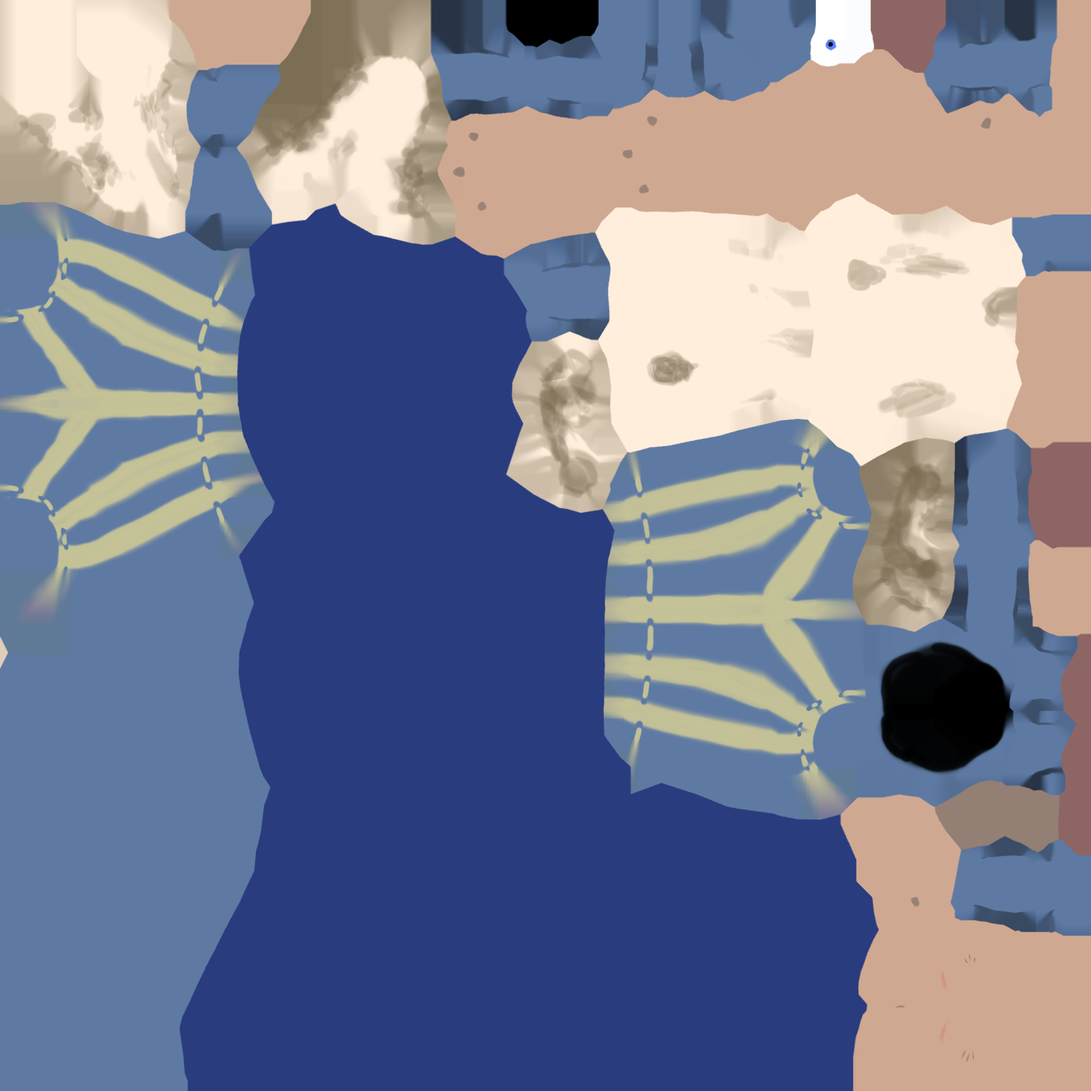
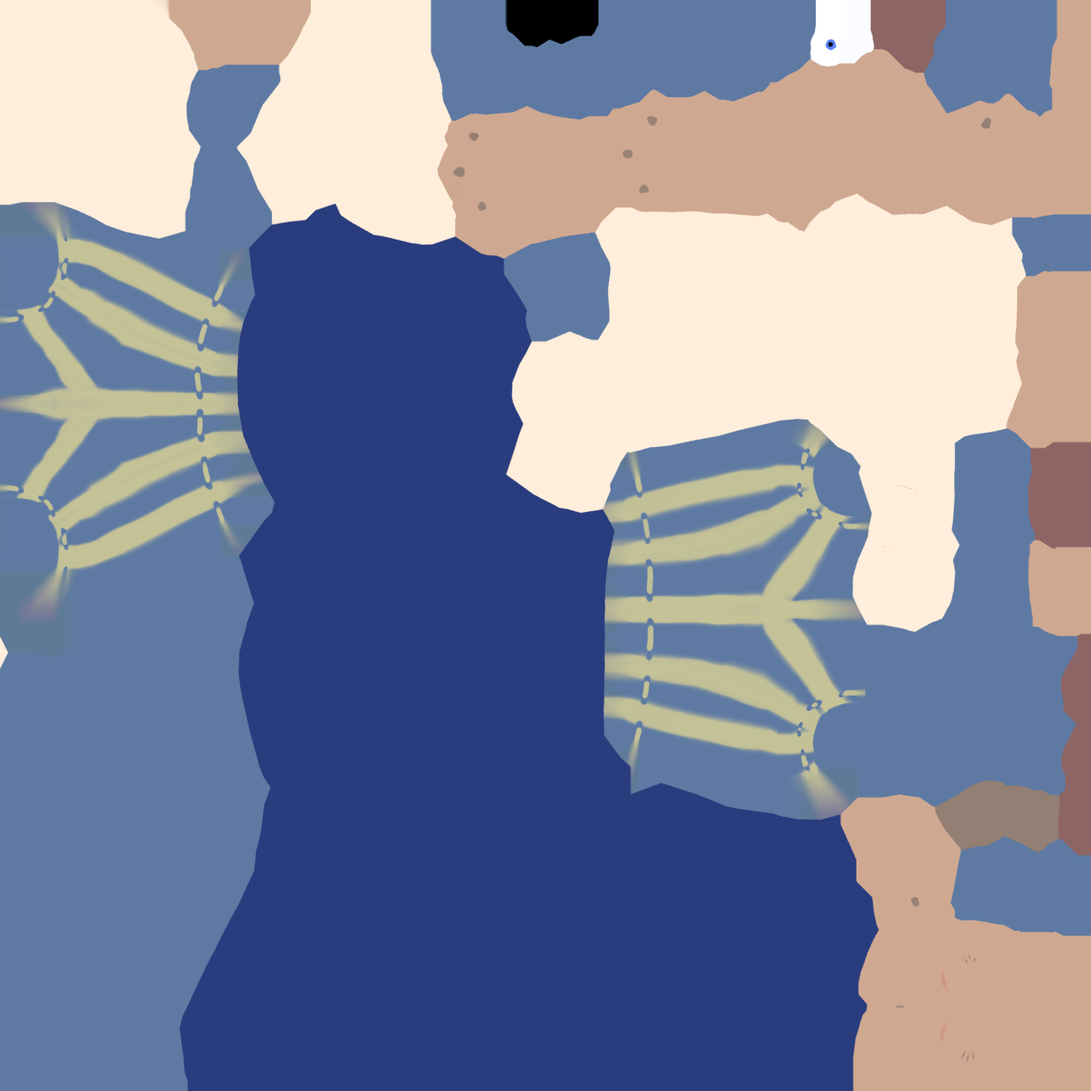
Before/after of a 1091 × 1091 layered artwork. What changed in the layer stack:
renamed "char-inn-keeper.png" to "char-inn-keeper.png copy #1", moved it above "char-inn-keeper.png copy", painted on it over [0, 0, 1091, 937]
painted on "char-inn-keeper.png copy" over [0, 0, 1091, 937]
